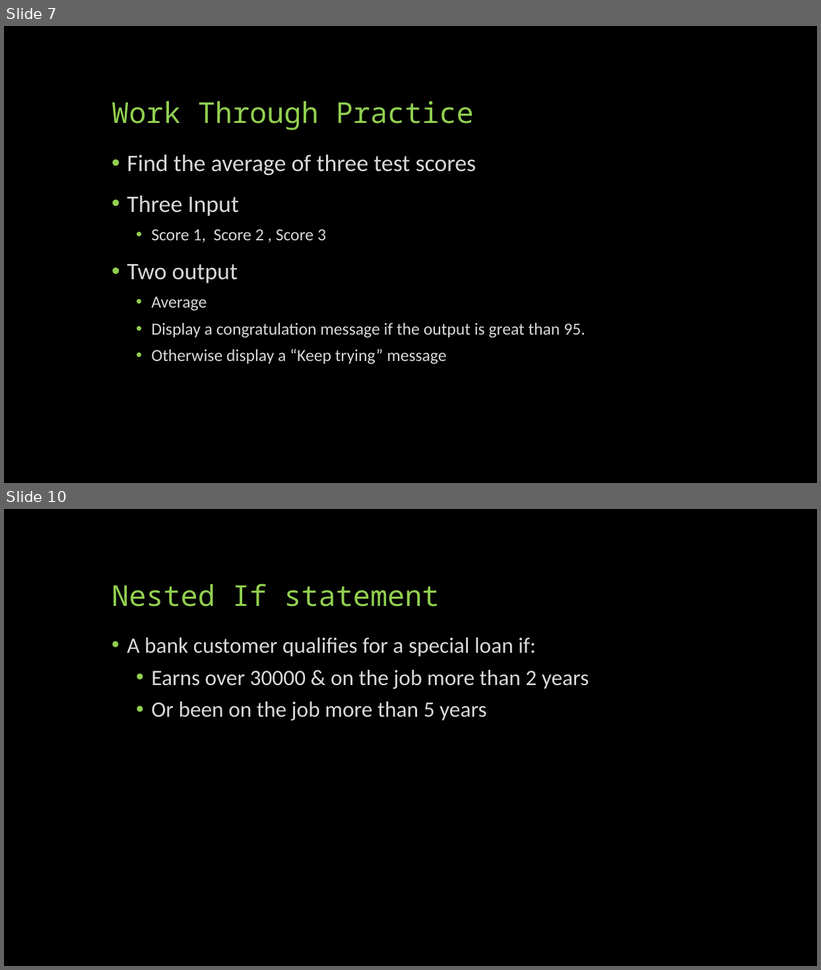
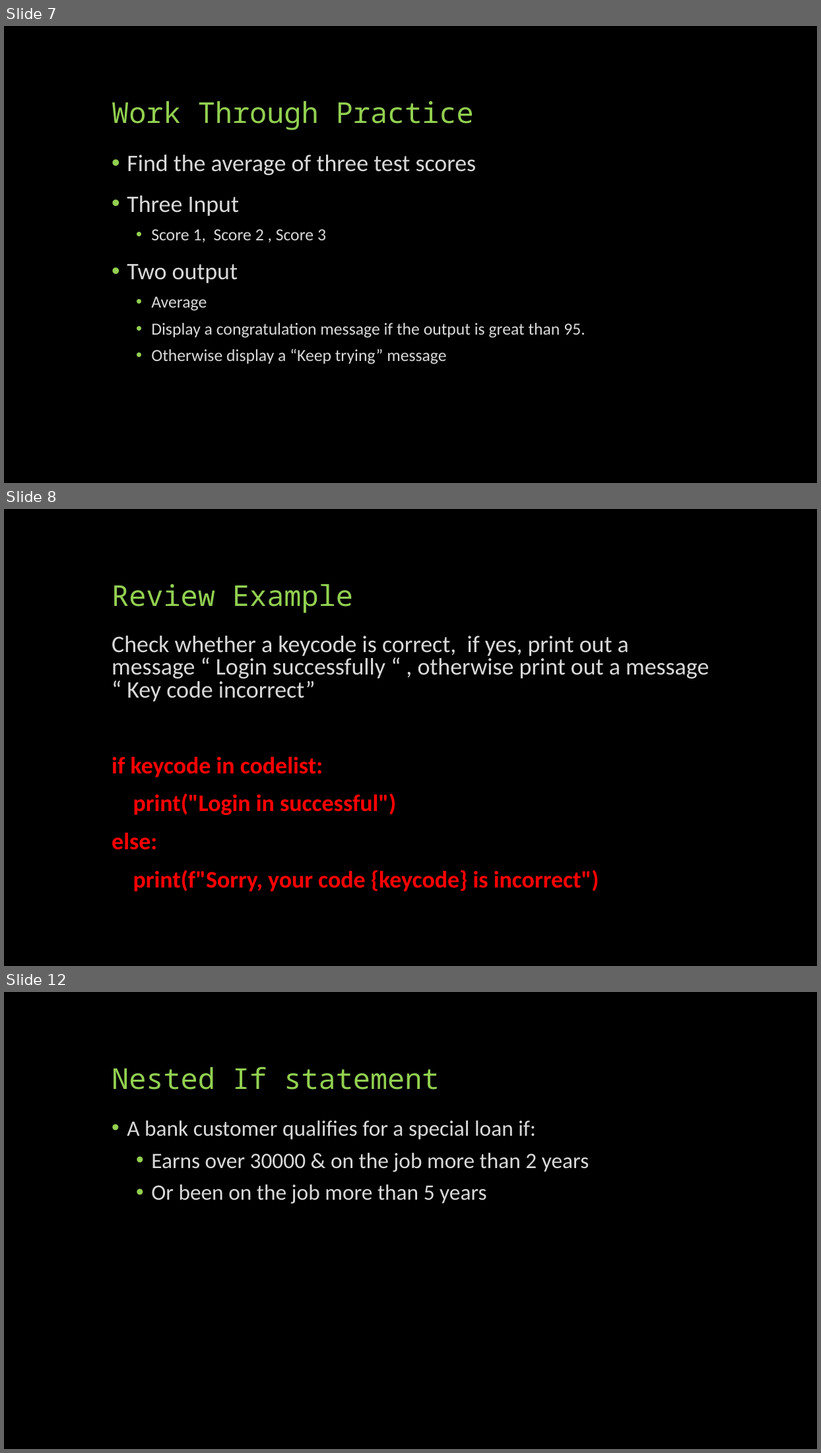
Before and after one commit to yilianz/CSCI125, a slide deck: LectureNotes/PythonControlStructure.pptx. Shown one above the other, each under a label of ours: slides 7 and 10 before the commit, slides 7, 8 and 12 after it; the slides between them are not shown. The pictures are 821x970 and 821x1453 pixels, drawn with LibreOffice and Linux fonts; fonts in the diff are those of the drawing. Boxes give left, top, right and bottom in pixels: in the first picture for what was removed or moved away, otherwise in the second. Text is boxed around its words. In the diff, an @@ line names an element or a change of style, - is before the commit and + after.

```diff
--- a/LectureNotes/PythonControlStructure.pptx
+++ b/LectureNotes/PythonControlStructure.pptx
@@ slide 8 added at box(4, 509, 817, 966), background #000000 @@
@@ title added at box(112, 584, 353, 613), 34 pt, text #92D050 @@
+Review Example
@@ text added at box(112, 636, 709, 892), 28 pt, text #D9D9D9 @@
+Check whether a keycode is correct, if yes, print out a message “ Login successfully “ , otherwise print out a message “ Key code incorrect”
+if keycode in codelist:
+print("Login in successful")
+else:
+print(f"Sorry, your code {keycode} is incorrect")
@@ what was slide 10 is now slide 12 @@
```
Also in this commit, not shown: 5 slides changed, 9 other slides added, 2 other files.
